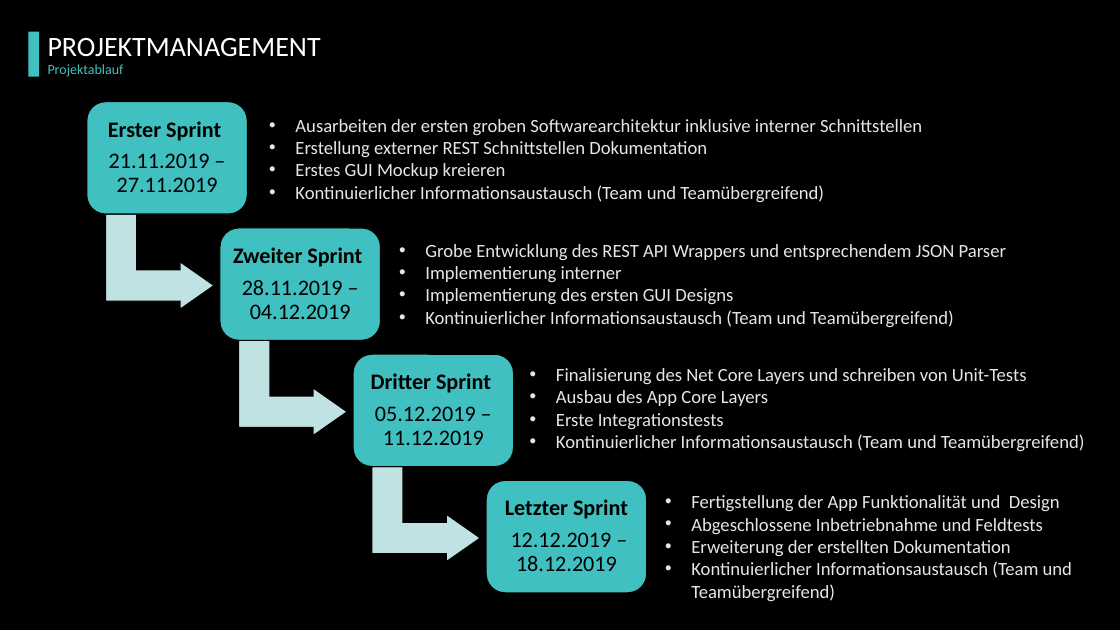
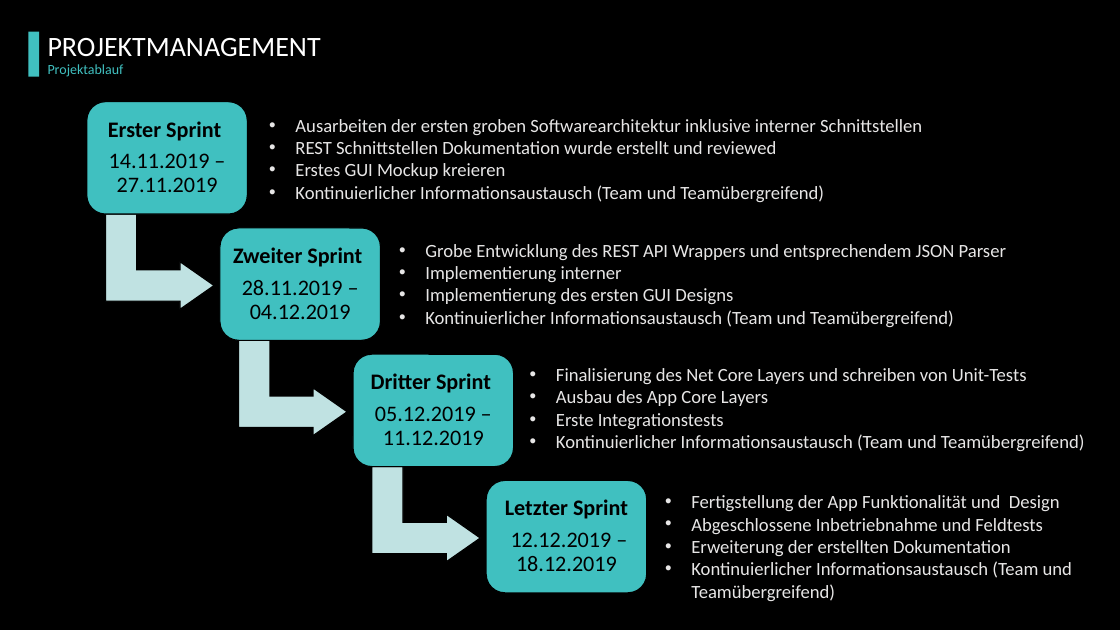
Before and after one commit to pagdot/Jukebox-App, a slide deck: slide 9 of doc/Mobile/Präsentation/Präsentation.pptx. Drawn at 1120x630 pixels with LibreOffice and Linux fonts; fonts in the diff are those of the drawing; background and template pictures are left out. Boxes give left, top, right and bottom in pixels: in the first picture for what was removed or moved away, otherwise in the second. Text is boxed around its words. In the diff, an @@ line names an element or a change of style, - is before the commit and + after.

```diff
--- a/doc/Mobile/Präsentation/Präsentation.pptx
+++ b/doc/Mobile/Präsentation/Präsentation.pptx
@@ text at [295, 141, 776, 154]: text changed @@
-• Erstellung externer REST Schnittstellen Dokumentation
+• REST Schnittstellen Dokumentation wurde erstellt und reviewed
@@ text at [109, 153, 218, 192]: text changed @@
-21.11.2019 – 27.11.2019
+14.11.2019 – 27.11.2019
```
Also in this commit, not shown: 5 other slides changed, 3 slides added, 2 slides removed, 1 other file.
